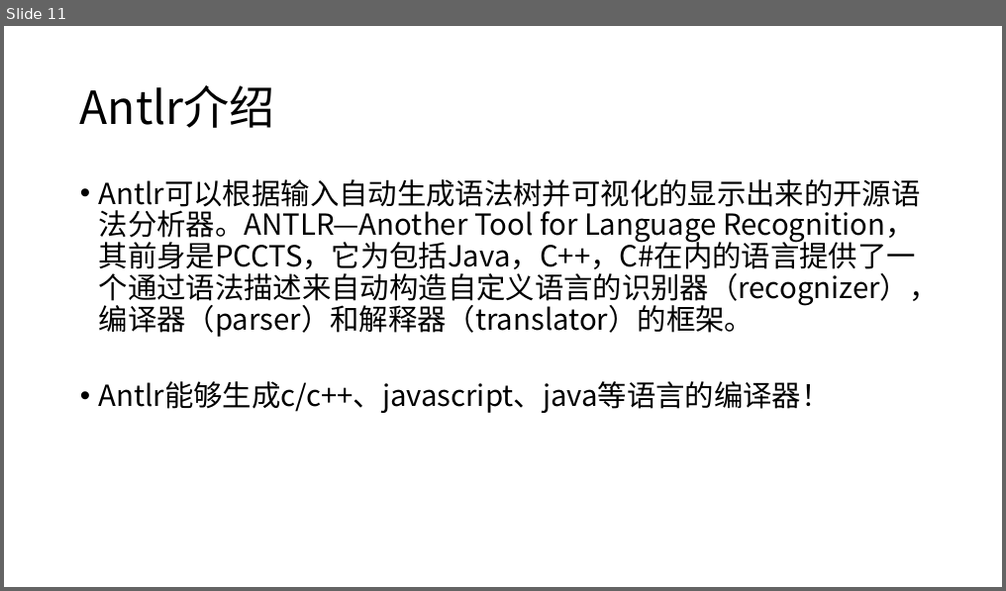
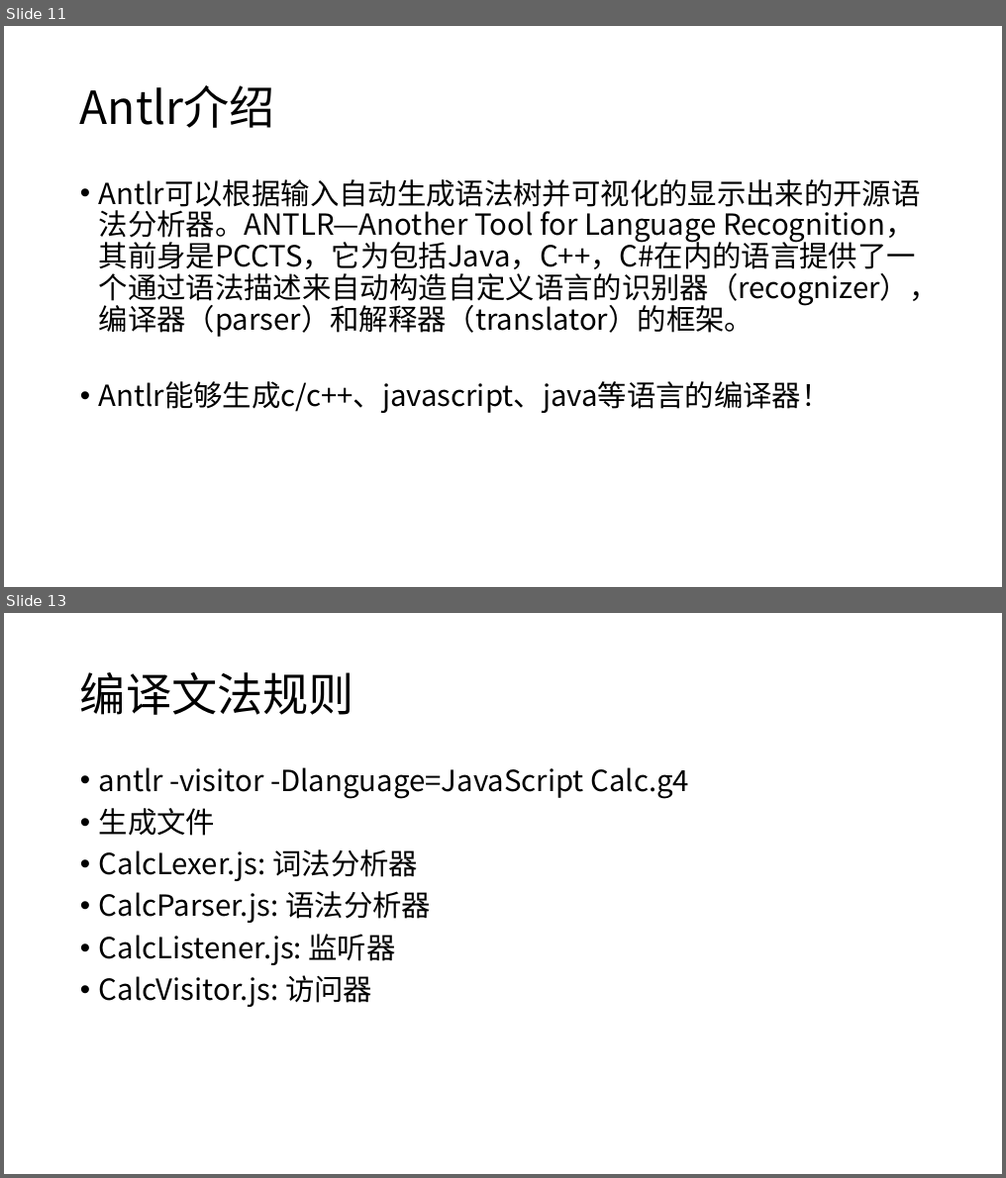
Before and after one commit to caijw/ASimpleCompiler, a slide deck: doc/talk.pptx. Shown one above the other, each under a label of ours: slide 11 before the commit, slides 11 and 13 after it; the slides between them are not shown. The pictures are 1006x591 and 1006x1178 pixels, drawn with LibreOffice and Linux fonts; fonts in the diff are those of the drawing. Boxes give left, top, right and bottom in pixels: in the first picture for what was removed or moved away, otherwise in the second. Text is boxed around its words. In the diff, an @@ line names an element or a change of style, - is before the commit and + after.

```diff
--- a/doc/talk.pptx
+++ b/doc/talk.pptx
@@ slide 13 added at (4, 613, 1002, 1174), background #FFFFFF @@
@@ title added at (80, 672, 354, 715), 44 pt, text #000000 @@
+编译文法规则
@@ text added at (99, 767, 690, 1007), 28 pt, text #000000 @@
+• antlr -visitor -Dlanguage=JavaScript Calc.g4
+• 生成文件
+• CalcLexer.js: 词法分析器
+• CalcParser.js: 语法分析器
+• CalcListener.js: 监听器
+• CalcVisitor.js: 访问器
```
Also in this commit, not shown: 1 slide changed, 5 other slides added, 2 slides removed, 1 other file.
